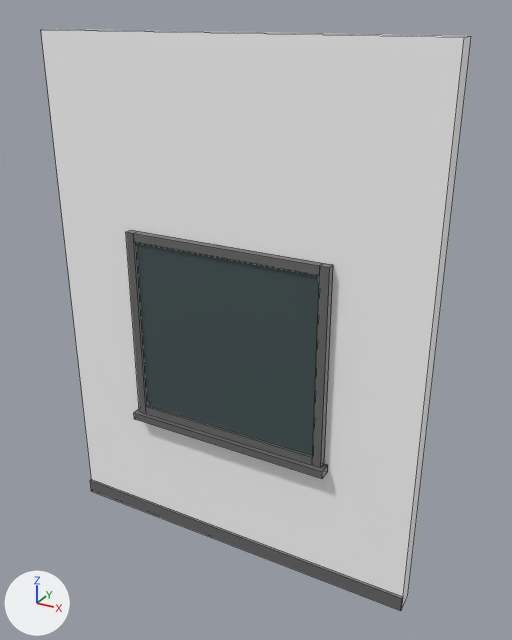
The FBX model unity/Assets/Models/Buildings/a2000/0/mid-w1.fbx as it was, and as the next commit left it.
Rendered twice from a 50 mm camera at (2.48, -4.06, 4.14) aimed at (0.17, 0.14, 2.04). Lighting does not change. The marker at lower left points along +X, +Y and +Z. The picture after the commit comes second. Mesh edges are drawn as thin lines. Where no turn or scale is listed for an object, it has been applied to the vertices. Vertices at exactly the same position are counted once.

The first picture shows 'a2000_mid-w1'.
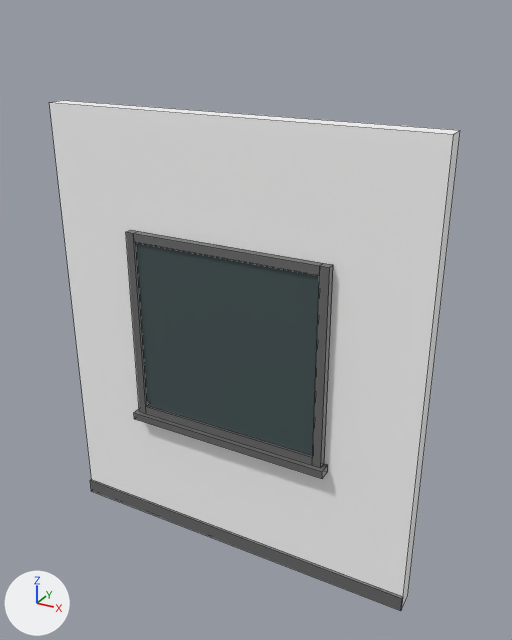
Boxes [x1, y1, x2, y2] around the edits, measured in the pictures (512 x 640 px; the box of a moved part takes in the faces that stretch with it):
'a2000_mid-w1', reshaped (12% shorter)
    before: [41, 29, 471, 611]
    after: [49, 100, 460, 611]
part 1 of me_a2000_mid_w1, moved or reshaped
    before: [41, 29, 471, 299]
    after: [49, 100, 460, 299]

Patch to the scene script:
```diff
--- a/unity/Assets/Models/Buildings/a2000/0/mid-w1.fbx.py
+++ b/unity/Assets/Models/Buildings/a2000/0/mid-w1.fbx.py
@@ me_a2000_mid_w1 @@
 # used by ob_a2000_mid_w1; location = (0.0, 0.0, 0.0)
 # before: 1 (-1.5, 0.0, 4.0) at pixel (40, 29), 3 (-1.5, 0.15, 4.0) at pixel (55, 29), 5 (1.5, 0.0, 4.0) at pixel (464, 37), 7 (1.5, 0.15, 4.0) at pixel (471, 36)
-me_a2000_mid_w1.from_pydata(...)  # 50 vertices, 48 faces; spans x -1.5..1.5, y -0.1..0.15, z 0.0..4.0
+me_a2000_mid_w1.from_pydata(...)  # 50 vertices, 48 faces; spans x -1.5..1.5, y -0.1..0.15, z 0.0..3.5
+# me_a2000_mid_w1 part 1
+for i in [1, 3, 5, 7]: me_a2000_mid_w1.vertices[i].co += Vector((0.0, 0.0, -0.5))
 me_a2000_mid_w1.materials.append(mat_bd_white_wall)
```
